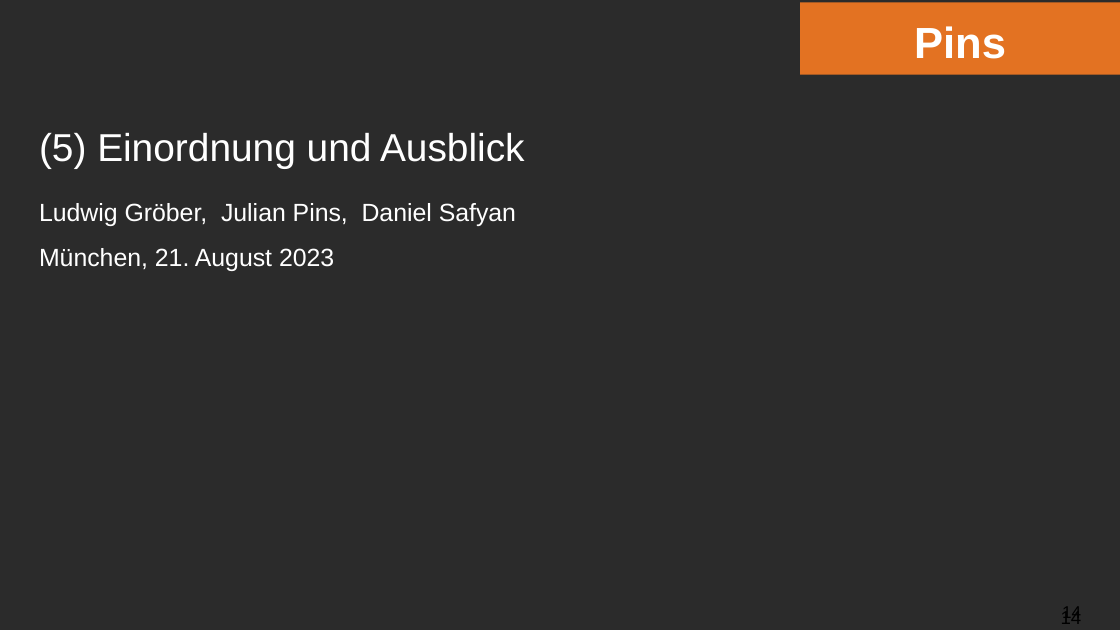
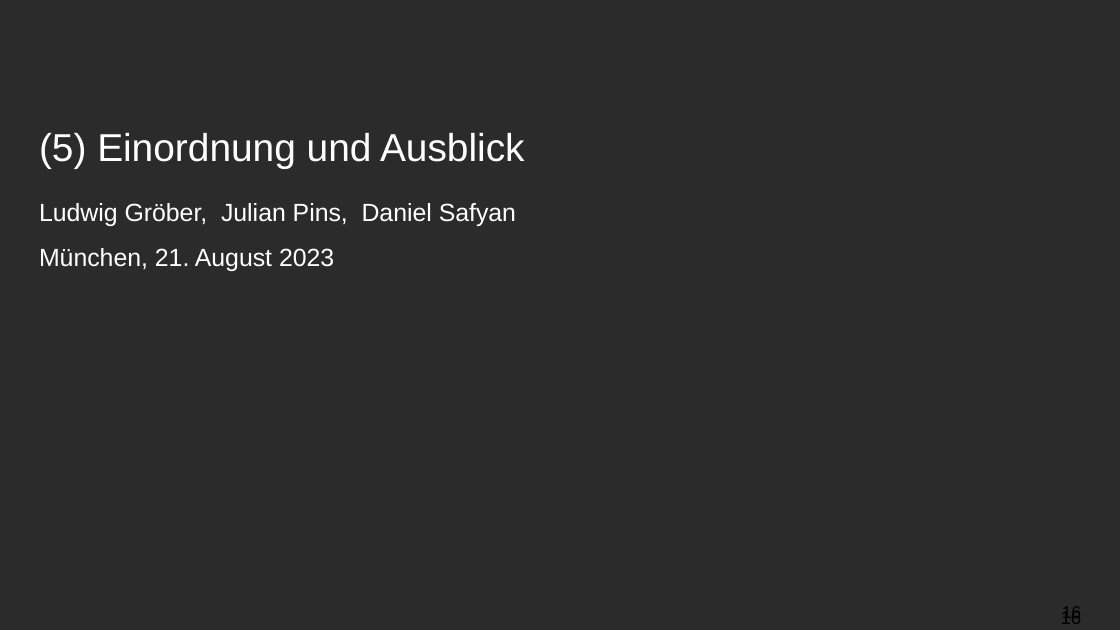
Before and after one commit to ludwiggr/ArSinH, a slide deck: slide 16 of Vortrag/Vortrag.pptx (slide 14 before the commit). Drawn at 1120x630 pixels with LibreOffice and Linux fonts; fonts in the diff are those of the drawing; background and template pictures are left out; a plain dark background stands for a picture behind light text. Boxes give left, top, right and bottom in pixels: in the first picture for what was removed or moved away, otherwise in the second. Text is boxed around its words. In the diff, an @@ line names an element or a change of style, - is before the commit and + after.

```diff
--- a/Vortrag/Vortrag.pptx
+++ b/Vortrag/Vortrag.pptx
@@ rectangle removed at [800,2,1120,74] @@
-Pins
@@ page number at [1061,610,1082,624]: text changed @@
-14
+16
@@ page number at [1062,603,1081,622]: text changed @@
-14
+16
```
Also in this commit, not shown: 16 other slides changed, 4 slides added, 7 slides removed, 1 other file.
